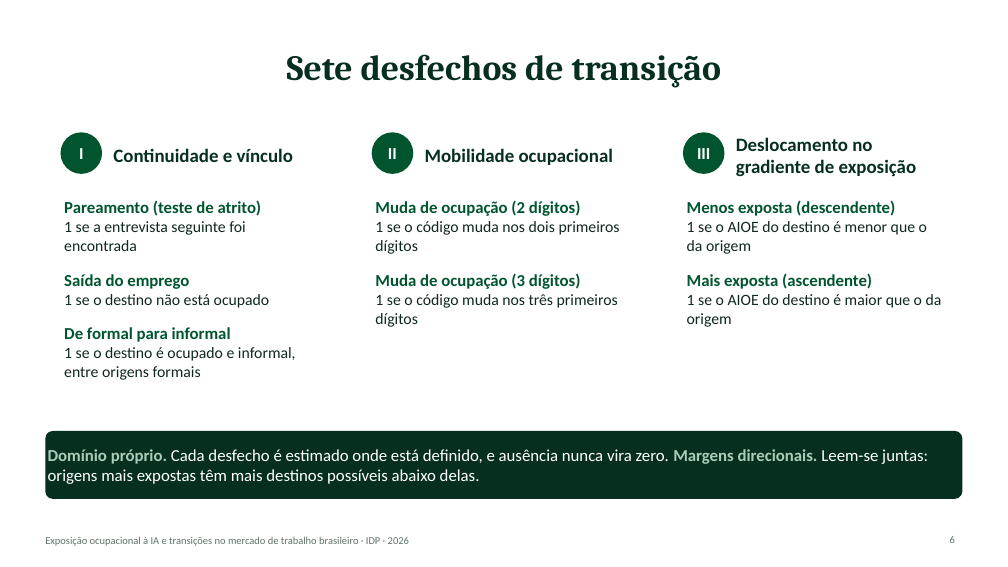
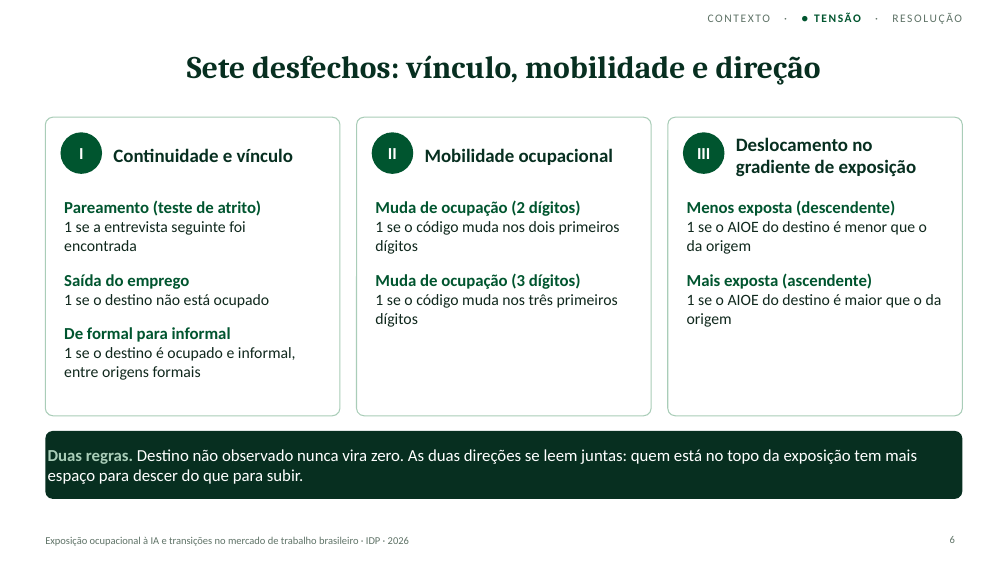
Before and after one commit to rickpalmeiras-design/IDP, a slide deck: slide 6 of apresentacao/apresentacao_05.pptx. Drawn at 1008x567 pixels with LibreOffice and Linux fonts; fonts in the diff are those of the drawing. Boxes give left, top, right and bottom in pixels: in the first picture for what was removed or moved away, otherwise in the second. Text is boxed around its words. In the diff, an @@ line names an element or a change of style, - is before the commit and + after.

```diff
--- a/apresentacao/apresentacao_05.pptx
+++ b/apresentacao/apresentacao_05.pptx
@@ text added at (x1=708, y1=13, x2=962, y2=24), 11 pt, text #5F7367 @@
+CONTEXTO · ● TENSÃO · RESOLUÇÃO
@@ title at (x1=187, y1=55, x2=821, y2=85): text changed; size 34 to 30 pt @@
-Sete desfechos de transição
+Sete desfechos: vínculo, mobilidade e direção
@@ rounded rectangle added at (x1=45, y1=117, x2=340, y2=416), fill #FFFFFF, outline #A9CDB8 1 pt @@
@@ rounded rectangle at (x1=357, y1=117, x2=652, y2=416): outline none to #A9CDB8 1 pt @@
@@ rounded rectangle at (x1=668, y1=117, x2=963, y2=416): outline none to #A9CDB8 1 pt @@
@@ text in rounded rectangle at (x1=48, y1=449, x2=917, y2=484): text changed @@
-Domínio próprio. Cada desfecho é estimado onde está definido, e ausência nunca vira zero. Margens direcionais. Leem-se juntas: origens mais expostas têm mais destinos possíveis abaixo delas.
+Duas regras. Destino não observado nunca vira zero. As duas direções se leem juntas: quem está no topo da exposição tem mais espaço para descer do que para subir.
```
Also in this commit, not shown: 10 other slides changed, 1 slide added, 1 slide removed, 17 other files.
